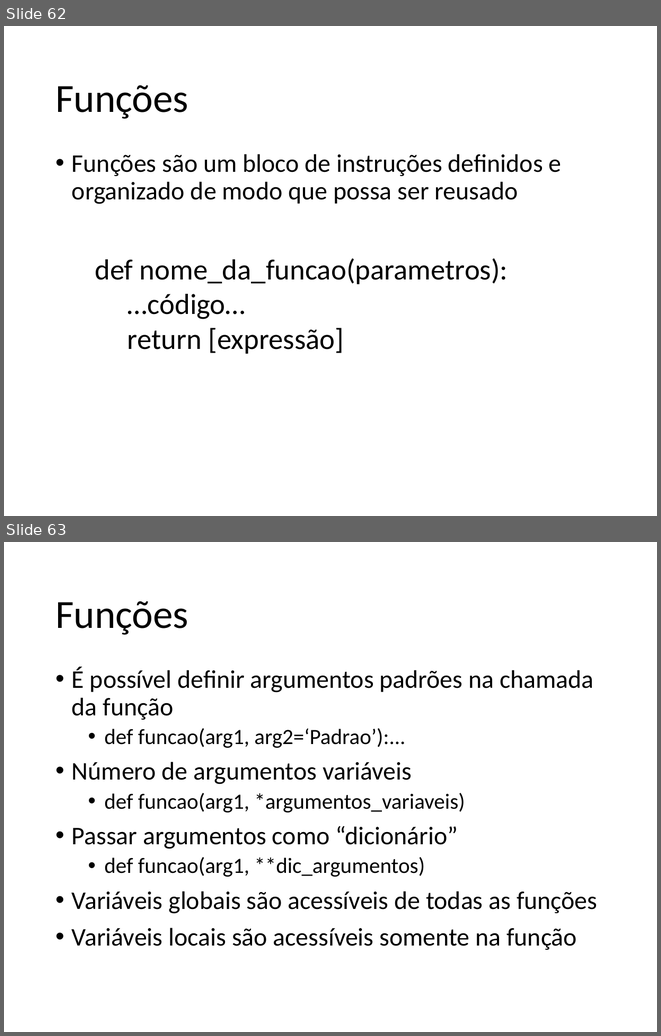
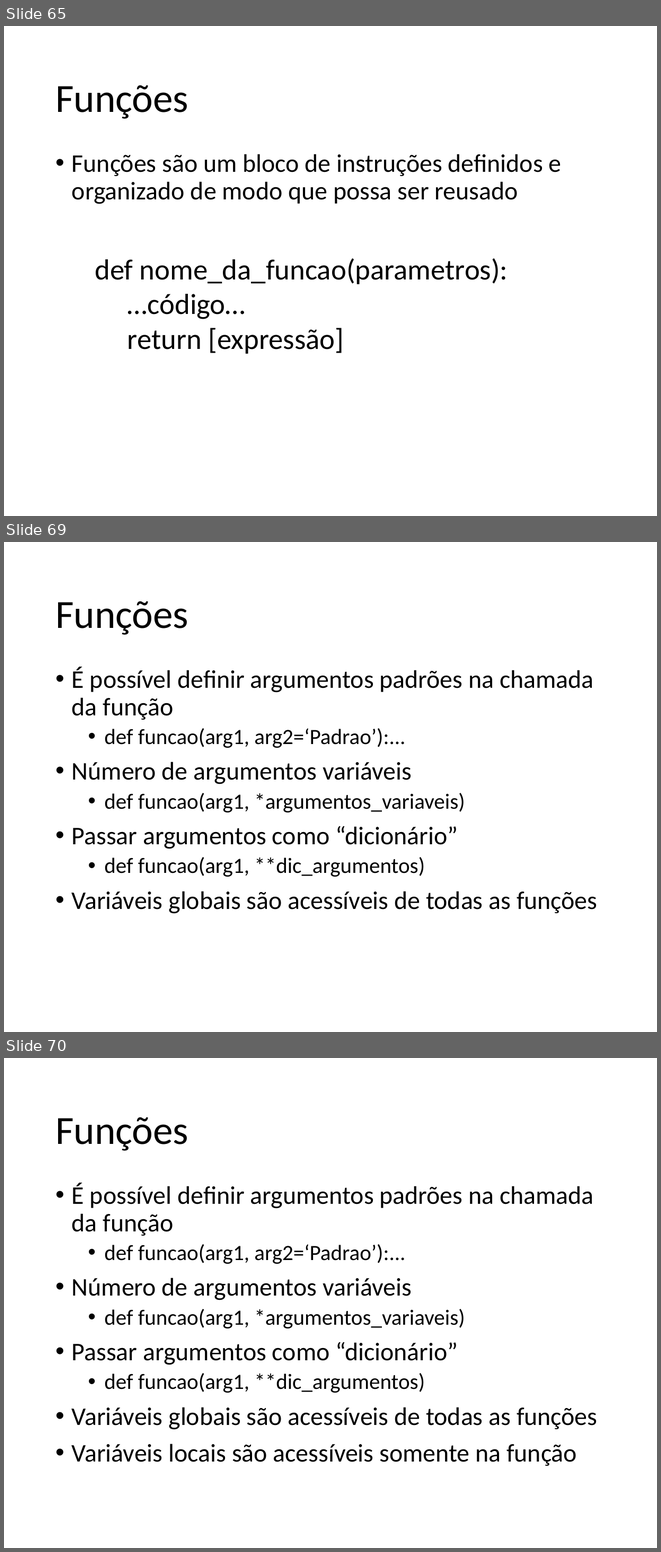
Before and after one commit to fernandoFernandeSantos/minicurso_python_2019, a slide deck: aula.pptx. Shown one above the other, each under a label of ours: slides 62 and 63 before the commit, slides 65, 69 and 70 after it; the slides between them are not shown. The pictures are 661x1036 and 661x1552 pixels, drawn with LibreOffice and Linux fonts; fonts in the diff are those of the drawing. Boxes give left, top, right and bottom in pixels: in the first picture for what was removed or moved away, otherwise in the second. Text is boxed around its words. In the diff, an @@ line names an element or a change of style, - is before the commit and + after.

```diff
--- a/aula.pptx
+++ b/aula.pptx
@@ slide 69 added at (4,542,657,1032), background #FFFFFF @@
@@ title added at (55,601,188,635), 44 pt, text #000000 @@
+Funções
@@ text added at (72,667,597,914), 28 pt, text #000000 @@
+• É possível definir argumentos padrões na chamada da função
+  • def funcao(arg1, arg2=‘Padrao’):...
+• Número de argumentos variáveis
+  • def funcao(arg1, *argumentos_variaveis)
+• Passar argumentos como “dicionário”
+  • def funcao(arg1, **dic_argumentos)
+• Variáveis globais são acessíveis de todas as funções
@@ what was slide 62 is now slide 65 @@
@@ what was slide 63 is now slide 70 @@
```
Also in this commit, not shown: 10 slides changed, 9 other slides added, 2 other files.
